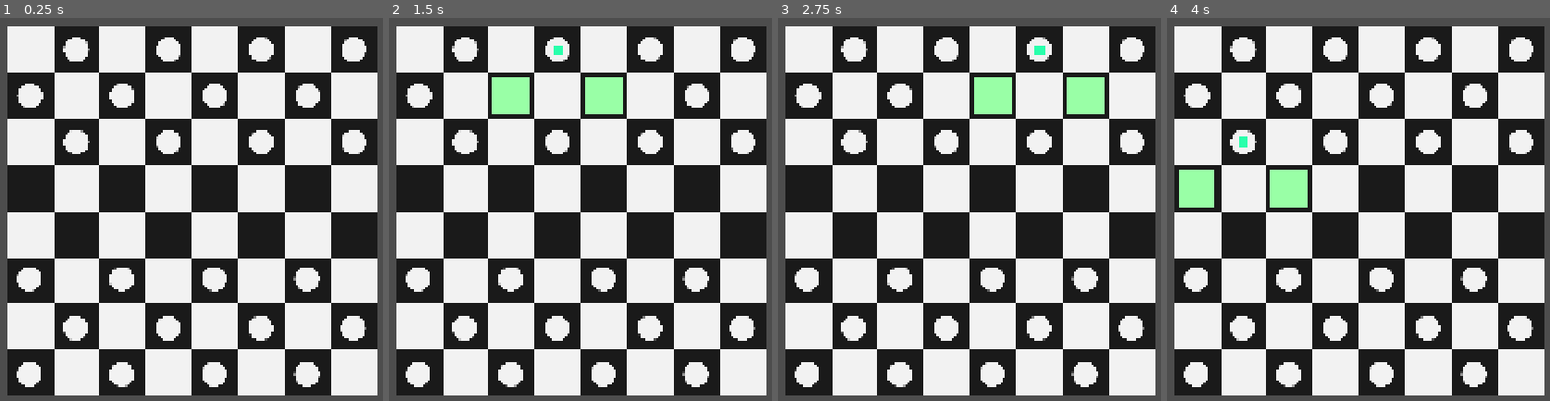
Above: before the commit, frames 1-4 (left to right).
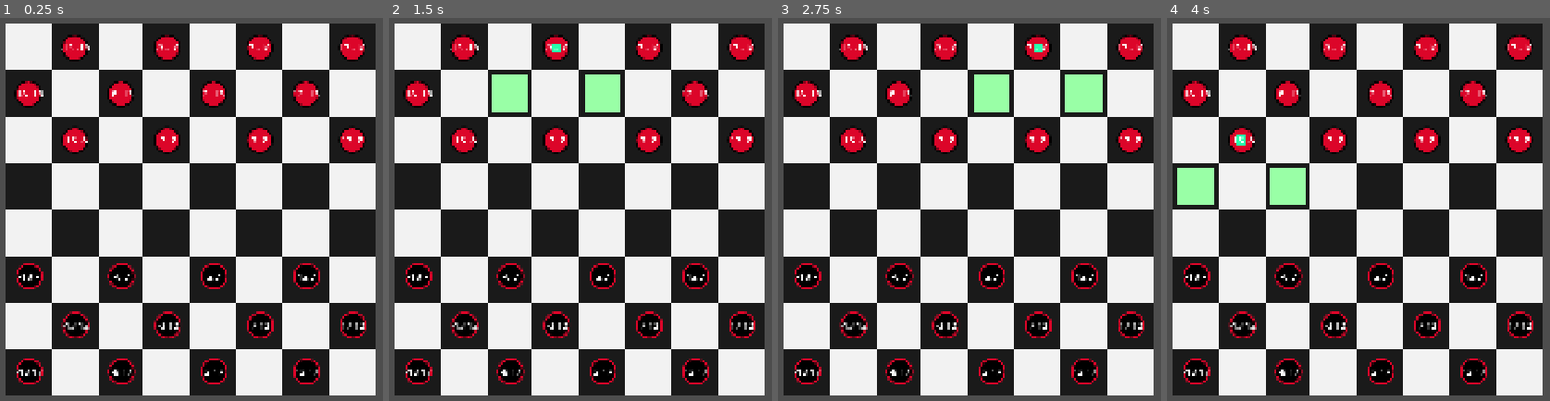
Above: after the commit, the same moments.

Repository: JakeFreedom/PacktNetworking
Game: Godot game, scene res://Checkers/CheckerBoard.tscn
Two runs of this game, one before a commit and one after it. Both use one fixed random seed, a clock stepped at 60 frames per second and the inputs below.
Inputs (mouse positions are in pixels of both pictures, inside the frame that each line leads up to):
- Up to frame 1 (0.25 s): no input
- Up to frame 2 (1.5 s): tap Enter at 0.5 s; move the mouse to (465, 48) at 0.52 s; click (465, 48) at 0.67 s; tap Space at 1.25 s; move the mouse to (557, 48) at 1.27 s; click (557, 48) at 1.42 s
- Up to frame 3 (2.75 s): tap Enter at 2 s; move the mouse to (1038, 48) at 2.02 s; click (1038, 48) at 2.17 s
- Up to frame 4 (4 s): tap Space at 2.75 s; move the mouse to (1519, 48) at 2.77 s; click (1519, 48) at 2.92 s; tap Enter at 3.5 s; move the mouse to (1243, 140) at 3.52 s; click (1243, 140) at 3.67 s

The runs differ from the first frame. In frame 1, 17% of the frame differs, in the area x 1-99%, y 1-99%; in frame 2, 17%; in frame 3, 17%; in frame 4, 17%.
Error after the commit: Invalid access to property or key '(22, -13)' on a base object of type 'Dictionary'. (res://Checkers/CheckerBoard.gd:250)

Commit message:
Fixed board state so cords are now correct.
Implemented method to update meta board when a piece is moved.

Diff:
--- a/Checkers/CheckerBoard.gd
+++ b/Checkers/CheckerBoard.gd
@@ -8,7 +8,8 @@
 @export  var free_cell: PackedScene
 @onready var free_cell_container = $FreeCells
 const DIRECTIONS_CELLS_KING = [Vector2i(-1, -1), Vector2i(1, -1), Vector2i(1, 1), Vector2i(-1, 1)]
-const DIRECTIONS_CELLS_BLACK = [Vector2i(-20,-13), Vector2i(-10,-13)]
+#const DIRECTIONS_CELLS_BLACK = [Vector2i(-20,-13), Vector2i(-10,-13)]
+const DIRECTIONS_CELLS_BLACK = [Vector2i(-5,-5), Vector2i(5,-5)]
 const DIRECTIONS_CELLS_WHITE = [Vector2i(5, 5), Vector2i(-5, 5)]
 
 
@@ -24,6 +25,7 @@
 		if is_multiplayer_authority():
 			#rpc("setup_team", Teams.BLACK, multiplayer.get_peers()[0])
 			#rpc("setup_team", Teams.WHITE, multiplayer.get_peers()[1])
+
 			pass
 
 
@@ -31,6 +33,7 @@
 	map_pieces(black_team)
 	map_pieces(white_team)
 		#rpc("Toggle_Turn")
+
 
 @rpc("authority", "call_local")
 func setup_team(team,peer)-> void:
@@ -56,8 +59,12 @@
 		#print(team.name + "::"+ str(piece.name) +" "+ str(piece_position))
 		meta_board[piece_position] = piece
 		piece.selected.connect(_on_piece_selected.bind(piece))
-
-
+		piece.SetPositionLable(piece_position)
+		piece.deselected.connect(_on_PieceDeselected)
+
+
+func _on_PieceDeselected()-> void:
+	clear_free_cells()
 
 func _on_piece_selected(piece: Node2D) -> void:
 	#print(piece.name + str(local_to_map(piece.position)))
@@ -93,21 +100,21 @@
 		#we need to check to see if the space is on the board
 		#need to check to see if there is a piece on the cell(either our own or other player)
 		if not IsOnBoard(cell):
-			continue
-
-		if not IsFreeCell(cell):
-			#is it us
-			if IsOurPiece(cell):
-				continue
-			if IsOpponent(cell):
-				var capturingCell = cell + direction
-				if IsFreeCell(capturingCell):
-					available_cells.append(capturingCell)
+
+			if not IsFreeCell(cell):
+				#is it us
+				if IsOurPiece(cell):
+					print("out piece was detected")
+					continue
+				if IsOpponent(cell):
+					var capturingCell = cell + direction
+					if IsFreeCell(capturingCell):
+						available_cells.append(capturingCell)
+				else:
+					continue
 			else:
-				continue
-		else:
-			#available_cells.append(cell)
-			pass
+				#available_cells.append(cell)
+				pass
 
 		if not capturing:
 			available_cells.append(cell)
@@ -138,12 +145,13 @@
 	selected_piece.OnDeselected()
 	clear_free_cells()
 	disable_pieces()
-	if current_turn == Teams.BLACK:
-		selected_piece.position.x = positionq.x + 480
-		selected_piece.position.y = positionq.y + 250
-		#map_to_local(Vector2(position.x+0, position.y+0))
-	else:
-		selected_piece.position = positionq
+	# if current_turn == Teams.BLACK:
+	# 	selected_piece.position.x = positionq#.x + 480
+	# 	selected_piece.position.y = positionq#.y + 250
+	# 	#map_to_local(Vector2(position.x+0, position.y+0))
+	# else:
+	UpdateCells(local_to_map(selected_piece.position), positionq)
+	selected_piece.position = positionq
 
 
 
@@ -173,6 +181,10 @@
 		enable_pieces(black_team)
 
 
+func UpdateCells(previousCell, targetCell)-> void:
+	meta_board[targetCell] = meta_board[previousCell]
+	meta_board[previousCell] = null
+	pass
 #RPC Methods
 @rpc("any_peer", "call_local")
 func toggle_turn() -> void:
@@ -214,10 +226,11 @@
 
 func IsOnBoard(piece:Vector2i)-> bool:
 	#print("Is on Board" + str(piece))
-	if piece in meta_board:
-		return true
-	else:
-		return false
+	return piece in meta_board
+	# if piece in meta_board:
+	# 	return true
+	# else:
+	# 	return false
 
 func IsOpponent(piece: Vector2i) -> bool:
 	if not meta_board[piece].team == current_turn:
@@ -226,13 +239,14 @@
 	return false
 
 func IsFreeCell(piece: Vector2i)-> bool:
+	print("is free cell" + str(piece))
 	if not IsOnBoard(piece):
 		return false
 
 	return meta_board[piece] == null
 
 func IsOurPiece(piece: Vector2i) -> bool:
-	print(meta_board[piece].team)
+	#print(meta_board[piece].team)
 	return meta_board[piece].team == current_turn
 
 func CanCapture(piece: Node2D) -> bool:
@@ -243,25 +257,33 @@
 		var current_cell = local_to_map(piece.position)
 		var neighbor_cell = current_cell + direction
 
+		#print(current_cell)
+		print(neighbor_cell)
 		if not IsOnBoard(neighbor_cell):
+			print("Cell is on the board")
 			continue
 
 		if IsFreeCell(neighbor_cell):
+			print("It is a free cell")
 			continue
 
 		cell_content = meta_board[neighbor_cell]
 
 		if not IsOpponent(neighbor_cell):
+			print("Its not an opponent")
 			continue
 
 		var capturing_cell = neighbor_cell + direction
 		if not IsOnBoard(capturing_cell):
+			print("Capturing cell is on the board")
 			continue
 
 		cell_content = meta_board[capturing_cell]
 
 		if IsFreeCell(capturing_cell):
 			capturing = true
+
+	print("Capturing" + str(capturing))
 	return capturing
 
 #we will finish this when we are closer to actually having turns to lock the other player out
--- a/Checkers/CheckerBoard.tscn
+++ b/Checkers/CheckerBoard.tscn
@@ -1,9 +1,10 @@
-[gd_scene load_steps=7 format=4 uid="uid://i5krkbge558y"]
+[gd_scene load_steps=8 format=4 uid="uid://i5krkbge558y"]
 
 [ext_resource type="Texture2D" uid="uid://crgnv2hrj2h27" path="res://Checkers/BoardTiles.svg" id="1_744vb"]
 [ext_resource type="Script" uid="uid://cd2fjh3u2pxxe" path="res://Checkers/CheckerBoard.gd" id="2_ak0rw"]
 [ext_resource type="PackedScene" uid="uid://bnetxjf23d1st" path="res://Checkers/Piece/Piece.tscn" id="2_yojtu"]
 [ext_resource type="PackedScene" uid="uid://bww4e8o58lqp4" path="res://Checkers/FreeCell.tscn" id="3_jl1j8"]
+[ext_resource type="Texture2D" uid="uid://xaoa3ttud4wf" path="res://Checkers/Piece/blackCheckerPiece.png" id="6_oak6k"]
 
 [sub_resource type="TileSetAtlasSource" id="TileSetAtlasSource_ak0rw"]
 texture = ExtResource("1_744vb")
@@ -44,7 +45,7 @@
 sources/5 = SubResource("TileSetAtlasSource_ak0rw")
 
 [node name="CheckerBoard" type="TileMapLayer"]
-position = Vector2(955, 556)
+position = Vector2(951, 551)
 scale = Vector2(0.75, 0.75)
 tile_map_data = PackedByteArray("AAD9//3/BQAIAAAAAAACAAIABQAIAAAAAAD9/wcABQAIAAAAAAAHAP3/BQAIAAAAAAAHAAcABQAIAAAAAAACAP …(944 unchanged characters)…
 tile_set = SubResource("TileSet_jl1j8")
@@ -115,55 +116,66 @@
 team = 1
 
 [node name="BlackTeam" type="Node2D" parent="."]
-position = Vector2(-482, -247)
 metadata/_edit_lock_ = true
 
 [node name="Piece" parent="BlackTeam" instance=ExtResource("2_yojtu")]
-position = Vector2(-80, 810)
+position = Vector2(-557.333, 560.667)
 scale = Vector2(0.5, 0.5)
+checkerSprite = ExtResource("6_oak6k")
 
 [node name="Piece2" parent="BlackTeam" instance=ExtResource("2_yojtu")]
-position = Vector2(240, 810)
+position = Vector2(-237.333, 560.667)
 scale = Vector2(0.5, 0.5)
+checkerSprite = ExtResource("6_oak6k")
 
 [node name="Piece3" parent="BlackTeam" instance=ExtResource("2_yojtu")]
-position = Vector2(560, 810)
+position = Vector2(82.6666, 560.667)
 scale = Vector2(0.5, 0.5)
+checkerSprite = ExtResource("6_oak6k")
 
 [node name="Piece4" parent="BlackTeam" instance=ExtResource("2_yojtu")]
-position = Vector2(880, 810)
+position = Vector2(402.667, 560.667)
 scale = Vector2(0.5, 0.5)
+checkerSprite = ExtResource("6_oak6k")
 
 [node name="Piece9" parent="BlackTeam" instance=ExtResource("2_yojtu")]
-position = Vector2(-80, 480)
+position = Vector2(-557.333, 230.667)
 scale = Vector2(0.5, 0.5)
+checkerSprite = ExtResource("6_oak6k")
 
 [node name="Piece10" parent="BlackTeam" instance=ExtResource("2_yojtu")]
-position = Vector2(240, 480)
+position = Vector2(-237.333, 230.667)
 scale = Vector2(0.5, 0.5)
+checkerSprite = ExtResource("6_oak6k")
 
 [node name="Piece11" parent="BlackTeam" instance=ExtResource("2_yojtu")]
-position = Vector2(560, 480)
+position = Vector2(82.6666, 230.667)
 scale = Vector2(0.5, 0.5)
+checkerSprite = ExtResource("6_oak6k")
 
 [node name="Piece12" parent="BlackTeam" instance=ExtResource("2_yojtu")]
-position = Vector2(880, 480)
+position = Vector2(402.667, 230.667)
 scale = Vector2(0.5, 0.5)
+checkerSprite = ExtResource("6_oak6k")
 
 [node name="Piece5" parent="BlackTeam" instance=ExtResource("2_yojtu")]
-position = Vector2(80, 650)
+position = Vector2(-397.333, 400.667)
 scale = Vector2(0.5, 0.5)
+checkerSprite = ExtResource("6_oak6k")
 
 [node name="Piece6" parent="BlackTeam" instance=ExtResource("2_yojtu")]
-position = Vector2(400, 650)
+position = Vector2(-77.3334, 400.667)
 scale = Vector2(0.5, 0.5)
+checkerSprite = ExtResource("6_oak6k")
 
 [node name="Piece7" parent="BlackTeam" instance=ExtResource("2_yojtu")]
-position = Vector2(720, 650)
+position = Vector2(242.667, 400.667)
 scale = Vector2(0.5, 0.5)
+checkerSprite = ExtResource("6_oak6k")
 
 [node name="Piece8" parent="BlackTeam" instance=ExtResource("2_yojtu")]
-position = Vector2(1040, 650)
+position = Vector2(562.667, 400.667)
 scale = Vector2(0.5, 0.5)
+checkerSprite = ExtResource("6_oak6k")
 
 [node name="FreeCells" type="Node2D" parent="."]
--- a/Checkers/Piece/Piece.gd
+++ b/Checkers/Piece/Piece.gd
@@ -10,12 +10,13 @@
 @export var team: Teams = Teams.BLACK
 @export var is_king = false: set = _set_is_king
 @export var king_texture = preload("res://Checkers/Piece/WhiteKing.svg")
-
+@export var checkerSprite: Texture2D
 
 @onready var enanbled_color_rect: ColorRect = $EnanbledColorRect
 @onready var selected_color_rect: ColorRect = $SelectedColorRect
 @onready var sprite_2d: Sprite2D = $Sprite2D
 @onready var area_2d: Area2D = $Area2D
+@onready var positionLabel: Label =  $PositionLabel
 
 var is_selected = false
 
@@ -23,20 +24,24 @@
 	area_2d.input_event.connect(_on_area_2d_input_event)
 	area_2d.area_entered.connect(_on_area_2d_entered)
 	area_2d.area_exited.connect(_on_area_2d_exited)
+	sprite_2d.texture = checkerSprite
 
 func _on_area_2d_input_event(_viewport, event, _shape_idx) -> void:
 	if event is InputEventMouseButton:
-		print(event)
+		#print(event)
 		if event.button_index == 1 and event.pressed:
 			select()
 	if event is InputEventMouseMotion:
-		print(event)
+		if event.alt_pressed:
+			select()
 
-func _on_area_2d_entered() -> void:
+		#print(event)
+
+func _on_area_2d_entered(otherArea) -> void:
 	print("enter")
 	pass
 
-func _on_area_2d_exited() -> void:
+func _on_area_2d_exited(otherArea) -> void:
 	print("exit")
 	pass
 
@@ -58,3 +63,6 @@
 	selected_color_rect.visible = false
 	is_selected = false
 	deselected.emit()
+
+func SetPositionLable(textPos: Vector2i)->void:
+	positionLabel.text = str(textPos.x) + " " + str(textPos.y)
--- a/Checkers/Piece/Piece.tscn
+++ b/Checkers/Piece/Piece.tscn
@@ -1,13 +1,14 @@
 [gd_scene load_steps=4 format=3 uid="uid://bnetxjf23d1st"]
 
 [ext_resource type="Script" uid="uid://bb67nhjioi2c2" path="res://Checkers/Piece/Piece.gd" id="1_bm6dl"]
-[ext_resource type="Texture2D" uid="uid://cge867mester6" path="res://Checkers/Piece/WhitePiece.svg" id="2_f2tf6"]
+[ext_resource type="Texture2D" uid="uid://cootyuxelr7a" path="res://Checkers/Piece/redCheckerPiece.png" id="2_f2tf6"]
 
 [sub_resource type="CircleShape2D" id="CircleShape2D_81546"]
 radius = 91.92
 
 [node name="Piece" type="Node2D"]
 script = ExtResource("1_bm6dl")
+checkerSprite = ExtResource("2_f2tf6")
 
 [node name="Area2D" type="Area2D" parent="."]
 
@@ -15,6 +16,7 @@
 shape = SubResource("CircleShape2D_81546")
 
 [node name="Sprite2D" type="Sprite2D" parent="."]
+scale = Vector2(3, 3)
 texture = ExtResource("2_f2tf6")
 
 [node name="EnanbledColorRect" type="ColorRect" parent="."]
@@ -34,3 +36,13 @@
 offset_right = 32.0
 offset_bottom = 32.0
 mouse_filter = 2
+
+[node name="PositionLabel" type="Label" parent="."]
+anchors_preset = 15
+anchor_right = 1.0
+anchor_bottom = 1.0
+grow_horizontal = 2
+grow_vertical = 2
+theme_override_font_sizes/font_size = 65
+text = "[8,9]"
+horizontal_alignment = 1
Binary file added: Checkers/Piece/blackCheckerPiece.png
Not shown, added: Checkers/Piece/blackCheckerPiece.png.import
Binary file added: Checkers/Piece/redCheckerPiece.png
Not shown, added: Checkers/Piece/redCheckerPiece.png.import
